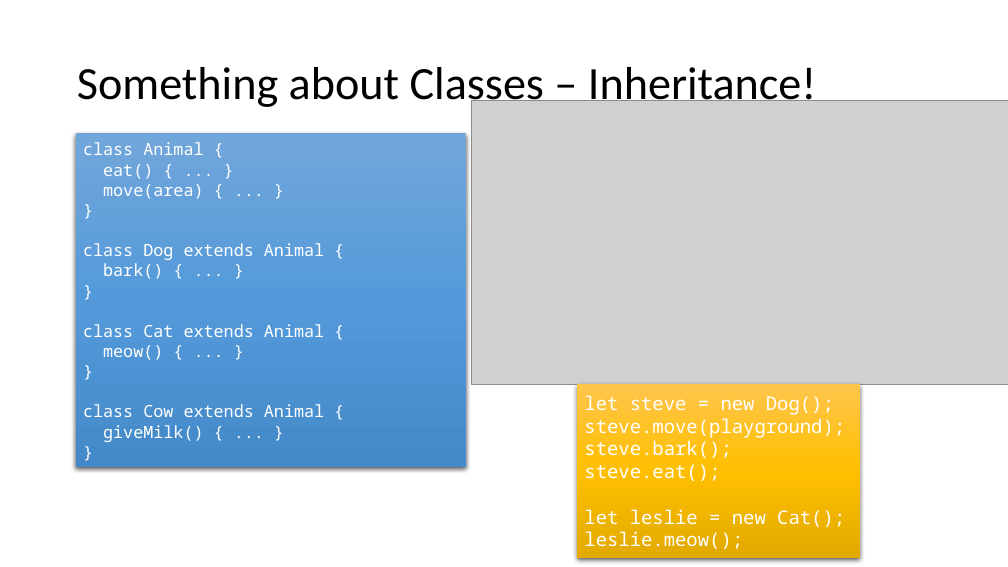
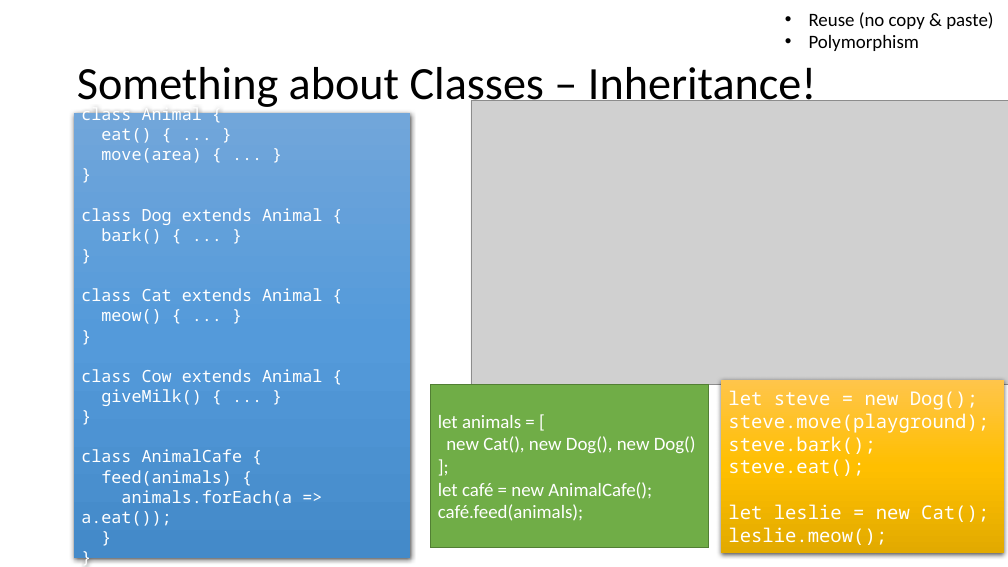
Before and after one commit to brianwhu/fun-in-js, a slide deck: slide 14 of documents/DataStructures.pptx. Drawn at 1008x567 pixels with LibreOffice and Linux fonts; fonts in the diff are those of the drawing; grey boxes stand for pictures. Boxes give left, top, right and bottom in pixels: in the first picture for what was removed or moved away, otherwise in the second. Text is boxed around its words. In the diff, an @@ line names an element or a change of style, - is before the commit and + after.

Commit message:
Presentation update

```diff
--- a/documents/DataStructures.pptx
+++ b/documents/DataStructures.pptx
@@ text added at [809,12,993,51], 18 pt, text #000000 @@
+• Reuse (no copy & paste)
+• Polymorphism
@@ rectangle "class Animal {": place and size @@
-rectangle "class Animal {" at [76,133,466,467]
+rectangle "class Animal {" at [74,113,411,558]
@@ rectangle added at [430,384,709,547], fill #70AD47, outline #538035 1 pt, 18 pt, text #FFFFFF @@
+let animals = [
+new Cat(), new Dog(), new Dog()
+];
+let café = new AnimalCafe();
+café.feed(animals);
@@ rectangle "let steve = new Dog();": place and size @@
-rectangle "let steve = new Dog();" at [577,384,861,558]
+rectangle "let steve = new Dog();" at [721,380,1005,554]
@@ text in rectangle at [81,449,292,526]: paragraphs added @@
+class AnimalCafe {
+feed(animals) {
+animals.forEach(a => a.eat());
+}
+}
```
Also in this commit, not shown: 1 other slide changed, 7 slides added.
